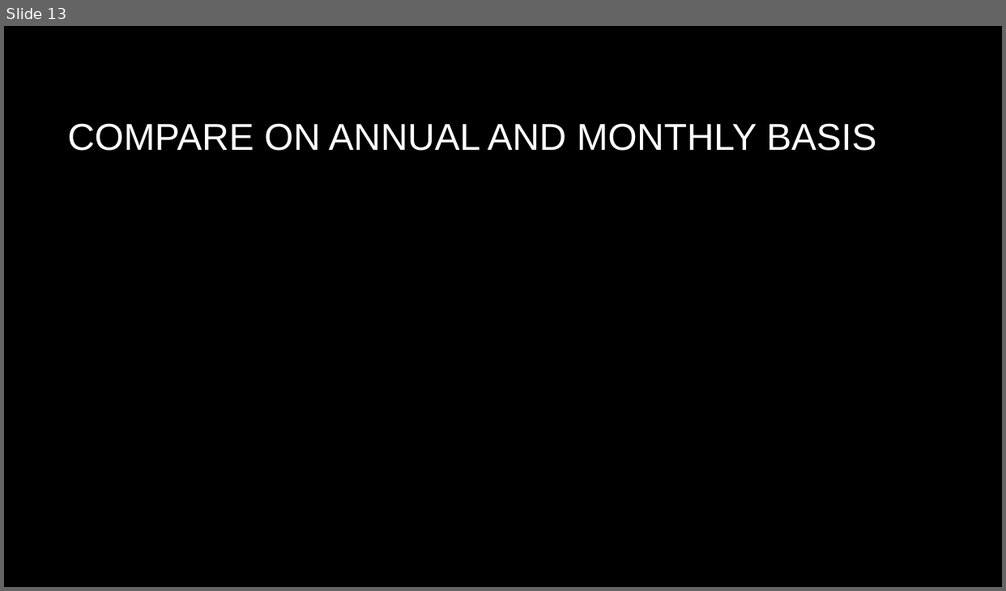
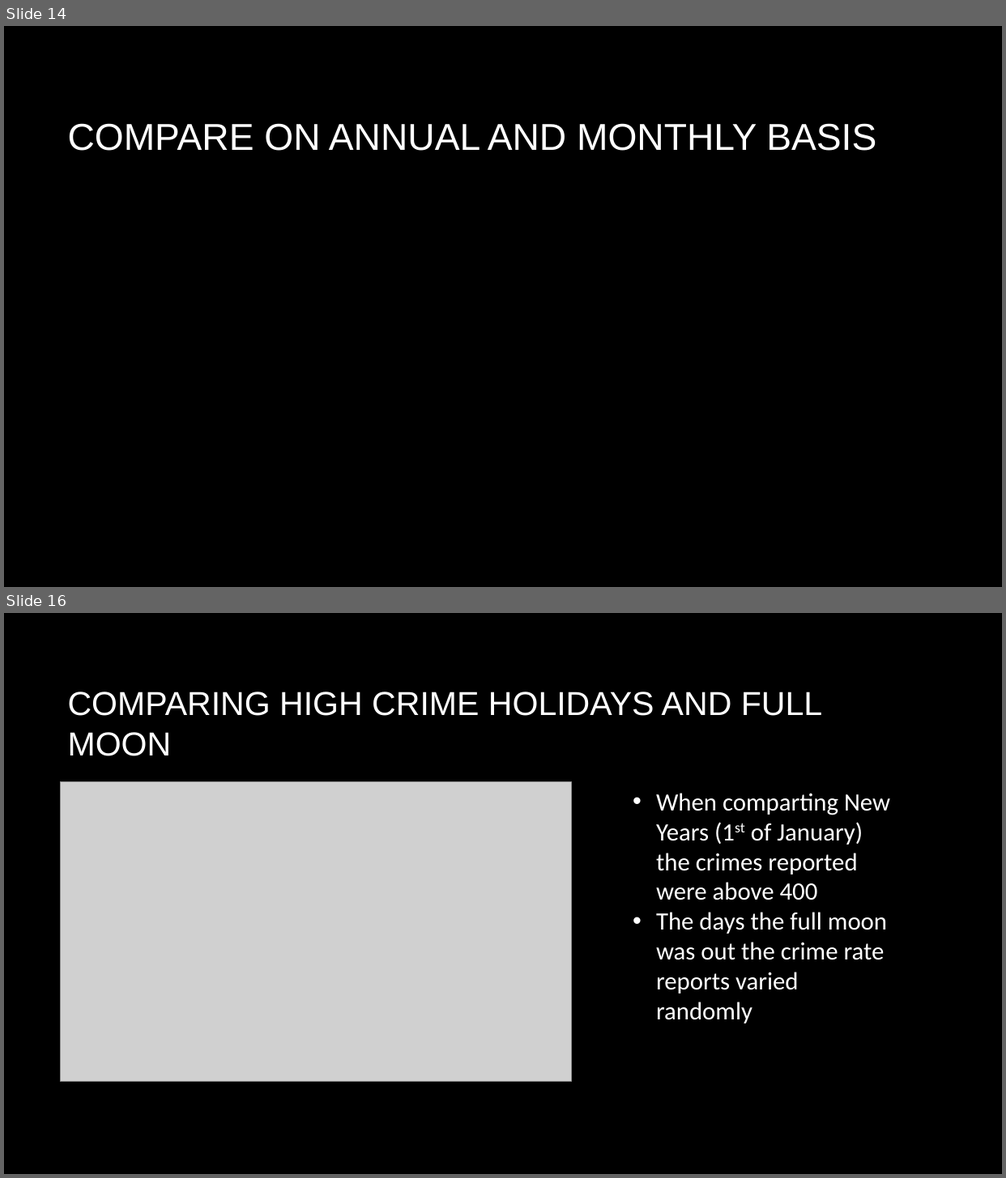
Before and after one commit to flashforward89/Project-1, a slide deck: Master Folder/Lunar Phase Influence On Crime in Austin Texas.pptx. Shown one above the other, each under a label of ours: slide 13 before the commit, slides 14 and 16 after it; the slides between them are not shown. The pictures are 1006x591 and 1006x1178 pixels, drawn with LibreOffice and Linux fonts; fonts in the diff are those of the drawing; grey boxes stand for pictures; background and template pictures are left out. Boxes give left, top, right and bottom in pixels: in the first picture for what was removed or moved away, otherwise in the second. Text is boxed around its words. In the diff, an @@ line names an element or a change of style, - is before the commit and + after.

```diff
--- a/Master Folder/Lunar Phase Influence On Crime in Austin Texas.pptx
+++ b/Master Folder/Lunar Phase Influence On Crime in Austin Texas.pptx
@@ slide 16 added at bbox=[4, 613, 1002, 1174], background picture (left out) @@
@@ title added at bbox=[68, 692, 822, 756], 32 pt, text #FFFFFF @@
+COMPARING HIGH CRIME HOLIDAYS AND FULL MOON
@@ picture added at bbox=[60, 782, 572, 1082] @@
@@ text added at bbox=[656, 793, 890, 1024], 24 pt, text #FFFFFF @@
+• When comparting New Years (1st of January) the crimes reported were above 400
+• The days the full moon was out the crime rate reports varied randomly
@@ what was slide 13 is now slide 14 @@
```
Also in this commit, not shown: 1 slide changed, 6 other slides added, 1 other file.
